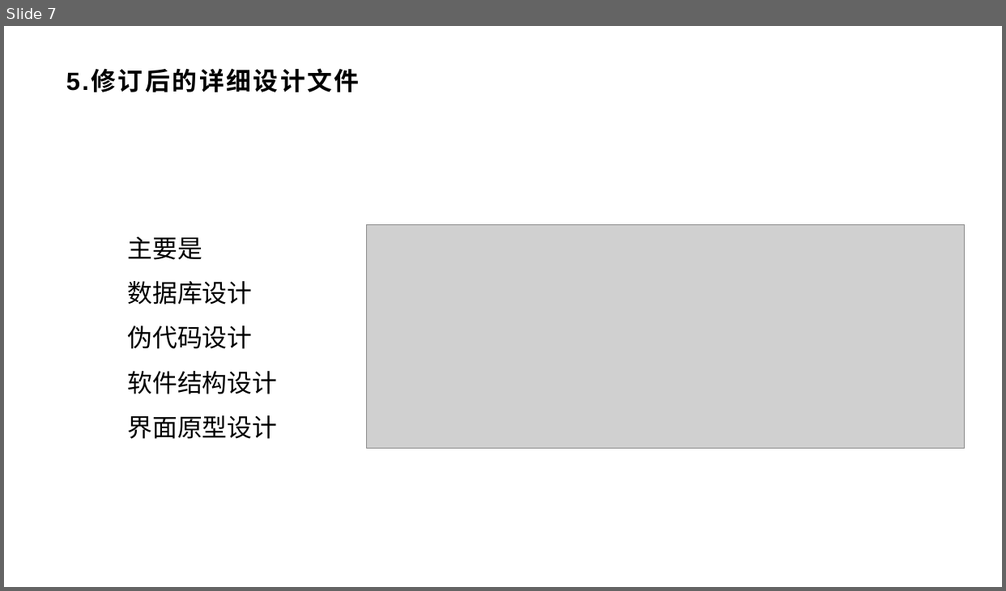
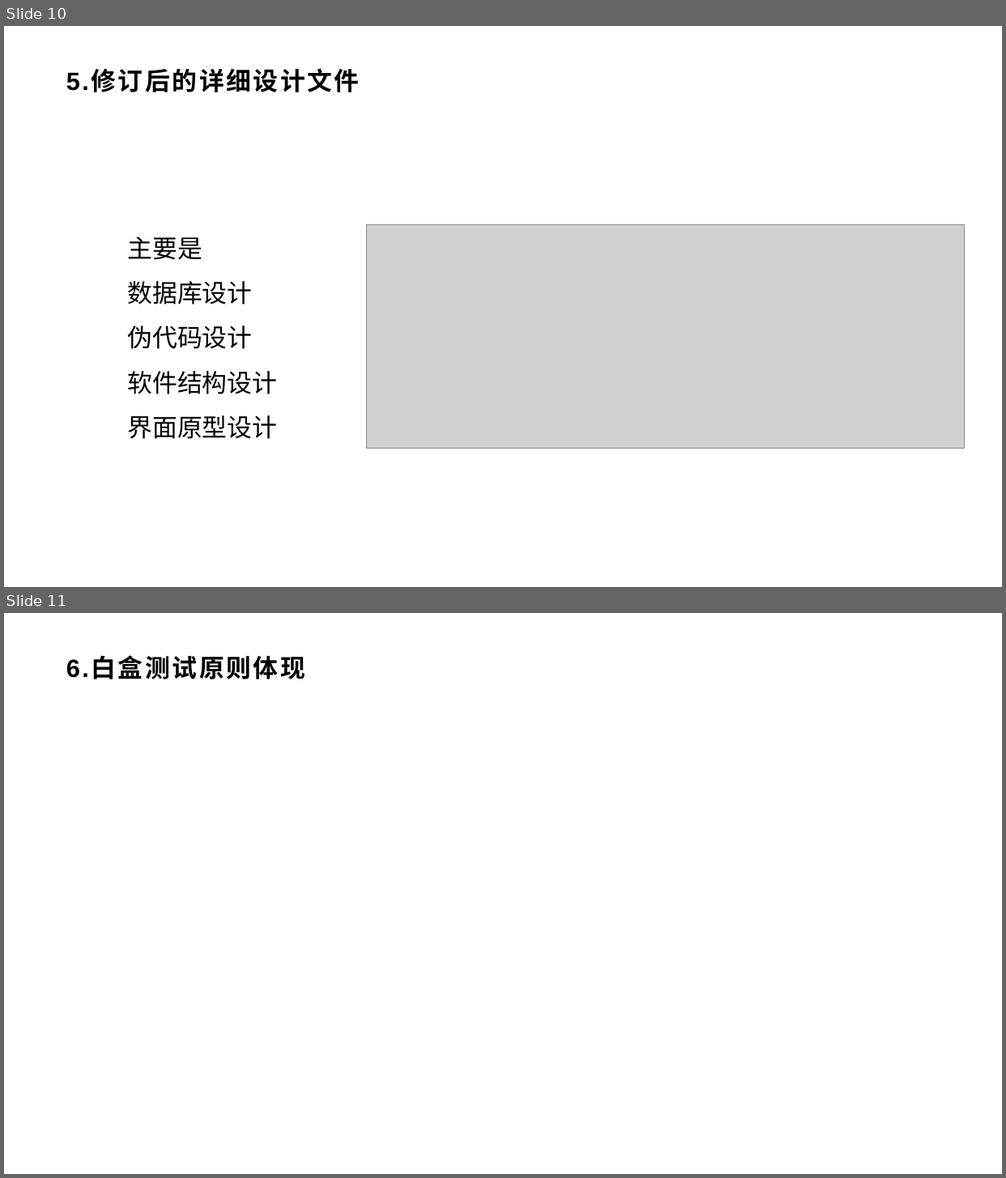
Before and after one commit to xlisses/ruang, a slide deck: 最终评审.pptx. Shown one above the other, each under a label of ours: slide 7 before the commit, slides 10 and 11 after it. The pictures are 1006x591 and 1006x1178 pixels, drawn with LibreOffice and Linux fonts; fonts in the diff are those of the drawing; grey boxes stand for pictures; background and template pictures are left out. Boxes give left, top, right and bottom in pixels: in the first picture for what was removed or moved away, otherwise in the second. Text is boxed around its words. In the diff, an @@ line names an element or a change of style, - is before the commit and + after.

```diff
--- a/最终评审.pptx
+++ b/最终评审.pptx
@@ slide 11 added at (4,613,1002,1174), background #FFFFFF @@
@@ title added at (66,658,305,679), 24 pt, text #000000, bold @@
+6.白盒测试原则体现
@@ what was slide 7 is now slide 10 @@
```
Also in this commit, not shown: 4 slides changed, 5 other slides added, 2 slides removed, 20 other files.
